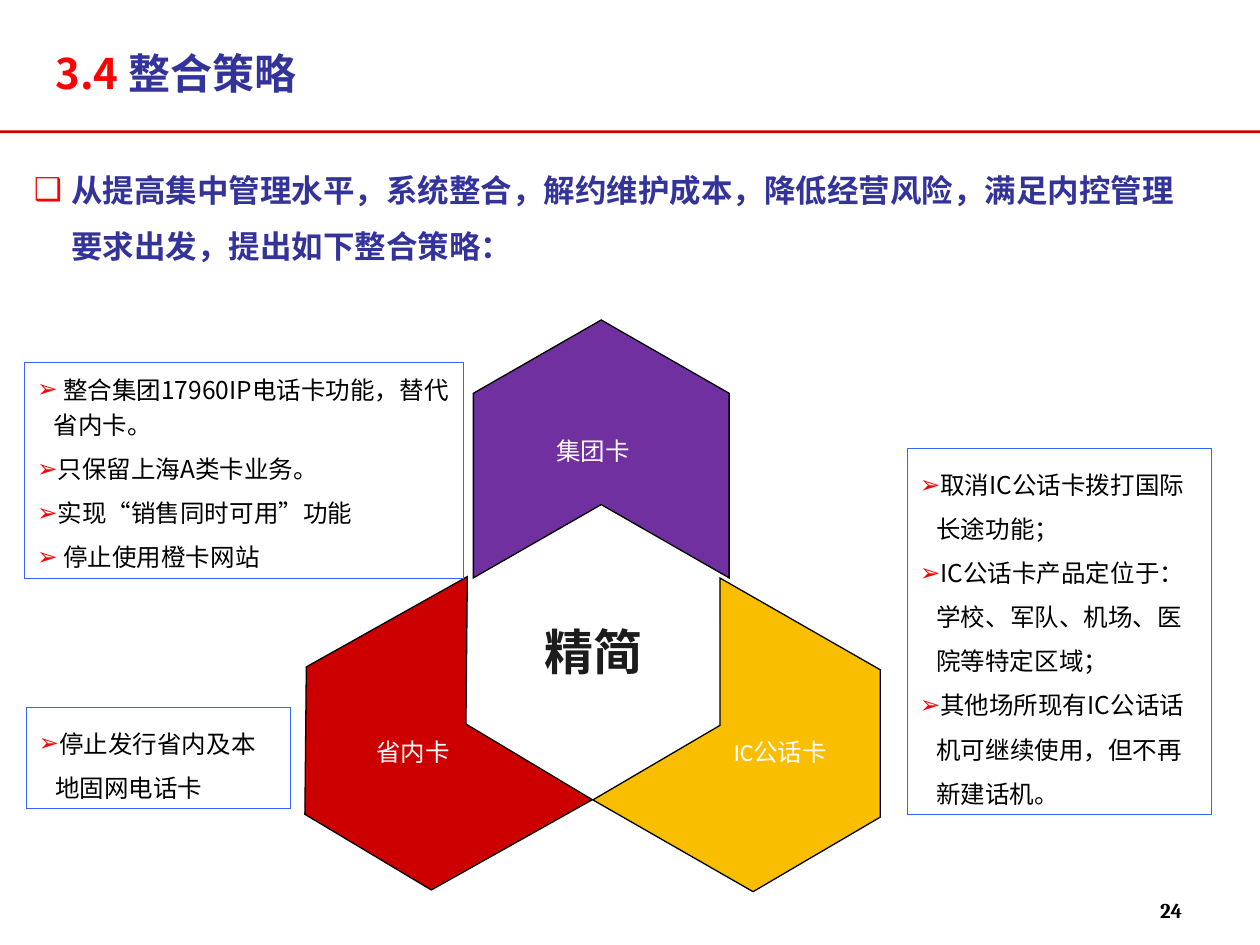
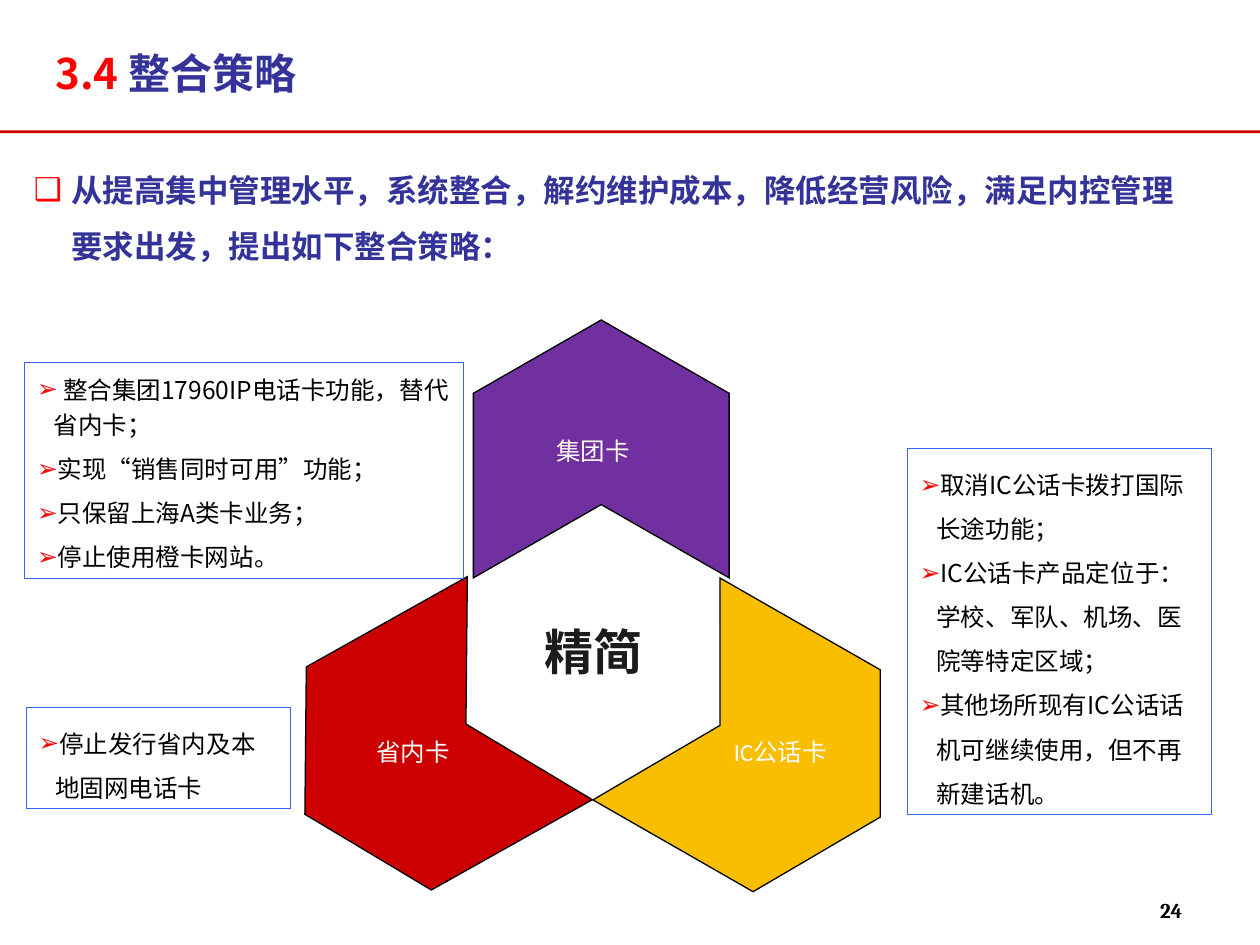
Before and after one commit to momo1101/unicardsrch, a slide deck: slide 24 of 软课题文本/软课题-中国联通电信卡业务及策略研究.ppt. Drawn at 1260x945 pixels with LibreOffice and Linux fonts; fonts in the diff are those of the drawing; background and template pictures are left out. Boxes give left, top, right and bottom in pixels: in the first picture for what was removed or moved away, otherwise in the second. Text is boxed around its words. In the diff, an @@ line names an element or a change of style, - is before the commit and + after.

```diff
--- a/软课题文本/软课题-中国联通电信卡业务及策略研究.ppt
+++ b/软课题文本/软课题-中国联通电信卡业务及策略研究.ppt
@@ text in rectangle at [54,378,449,568]: text changed @@
-➢ 整合集团17960IP电话卡功能，替代省内卡。
-➢ 只保留上海A类卡业务。
-➢ 实现“销售同时可用”功能
-➢ 停止使用橙卡网站
+➢ 整合集团17960IP电话卡功能，替代省内卡；
+➢ 实现“销售同时可用”功能；
+➢ 只保留上海A类卡业务；
+➢ 停止使用橙卡网站。
```
Also in this commit, not shown: 11 other slides changed.
